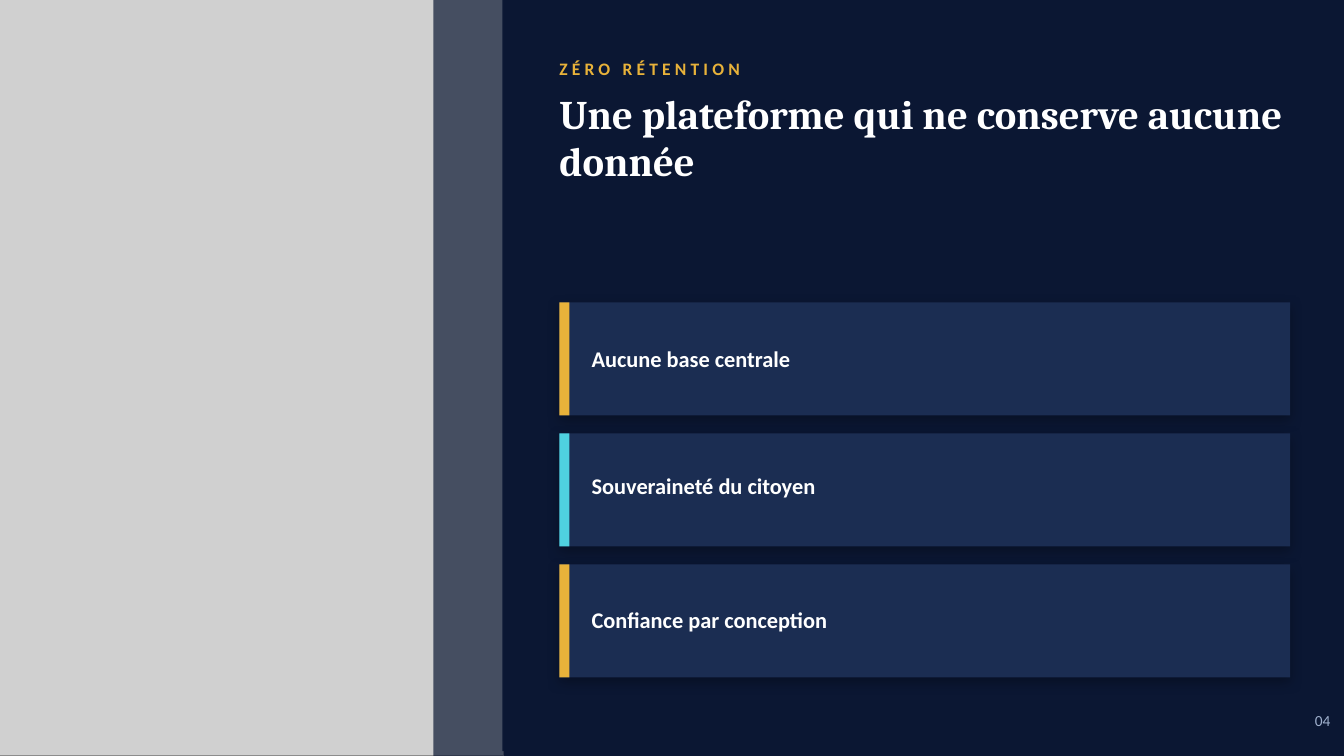
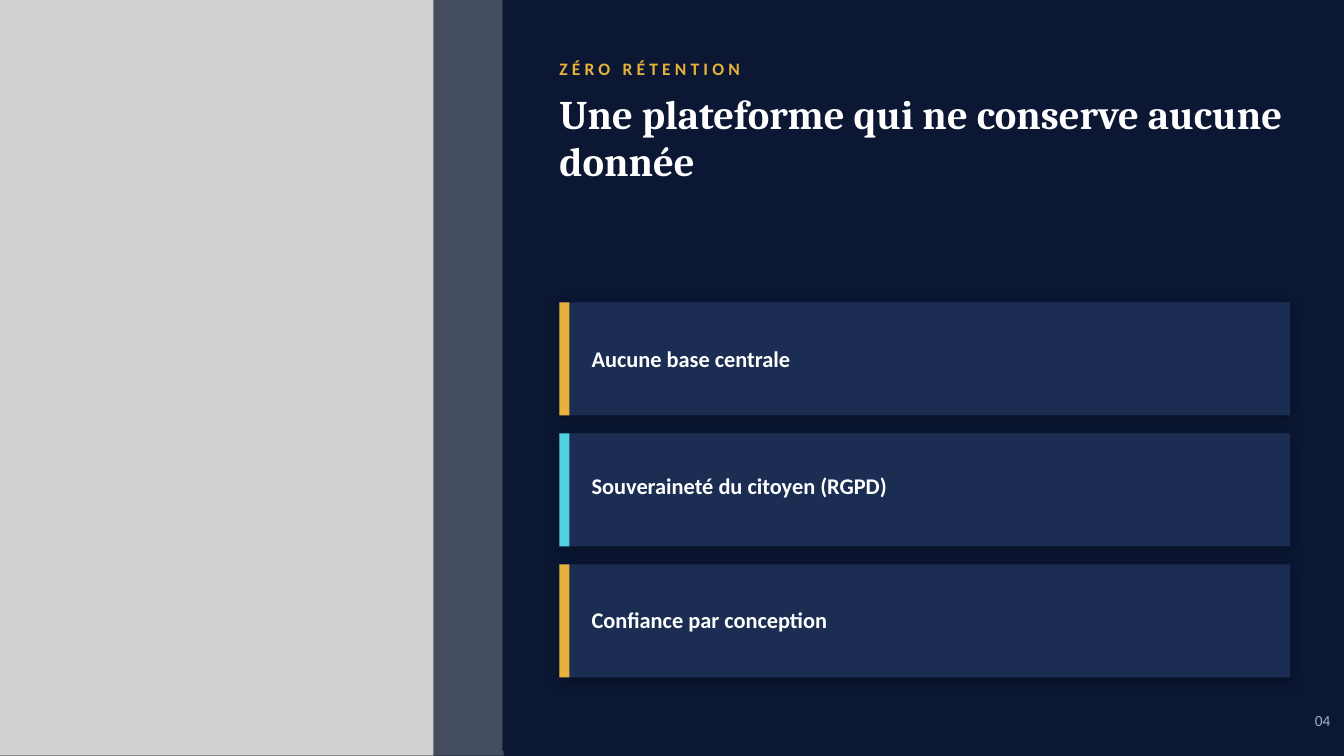
Before and after one commit to remiv1/hr-x, a slide deck: slide 5 of doc/HRX_dirigeants.pptx (slide 4 before the commit). Drawn at 1344x756 pixels with LibreOffice and Linux fonts; fonts in the diff are those of the drawing; grey boxes stand for pictures. Boxes give left, top, right and bottom in pixels: in the first picture for what was removed or moved away, otherwise in the second. Text is boxed around its words. In the diff, an @@ line names an element or a change of style, - is before the commit and + after.

```diff
--- a/doc/HRX_dirigeants.pptx
+++ b/doc/HRX_dirigeants.pptx
@@ text at <box>592,477,886,498</box>: text changed @@
-Souveraineté du citoyen
+Souveraineté du citoyen (RGPD)
```
Also in this commit, not shown: 1 slide added, 21 other files.
